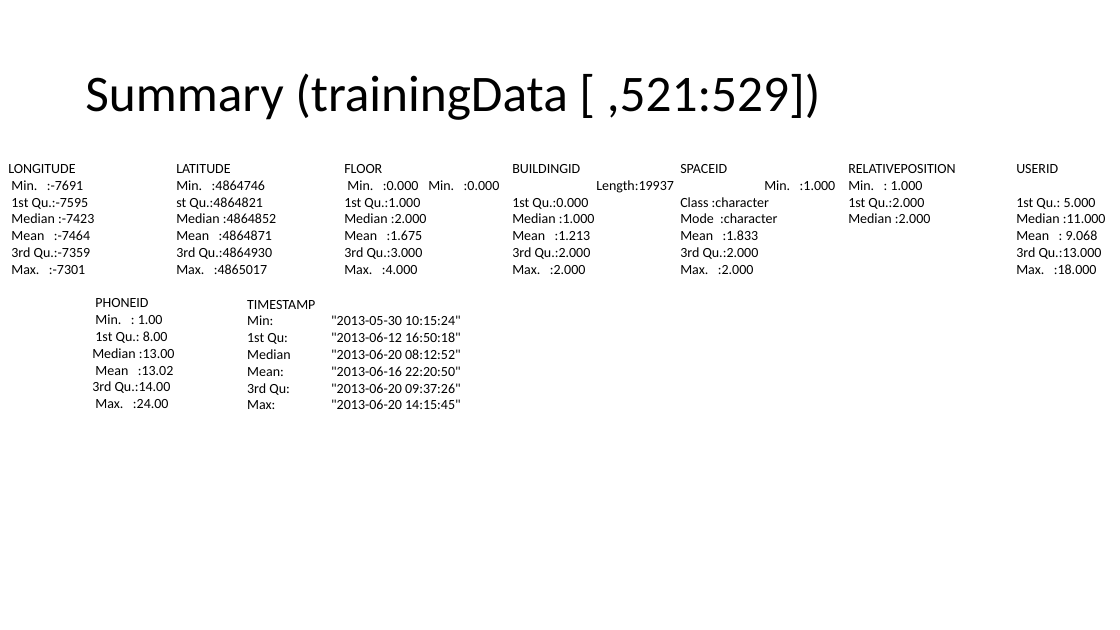
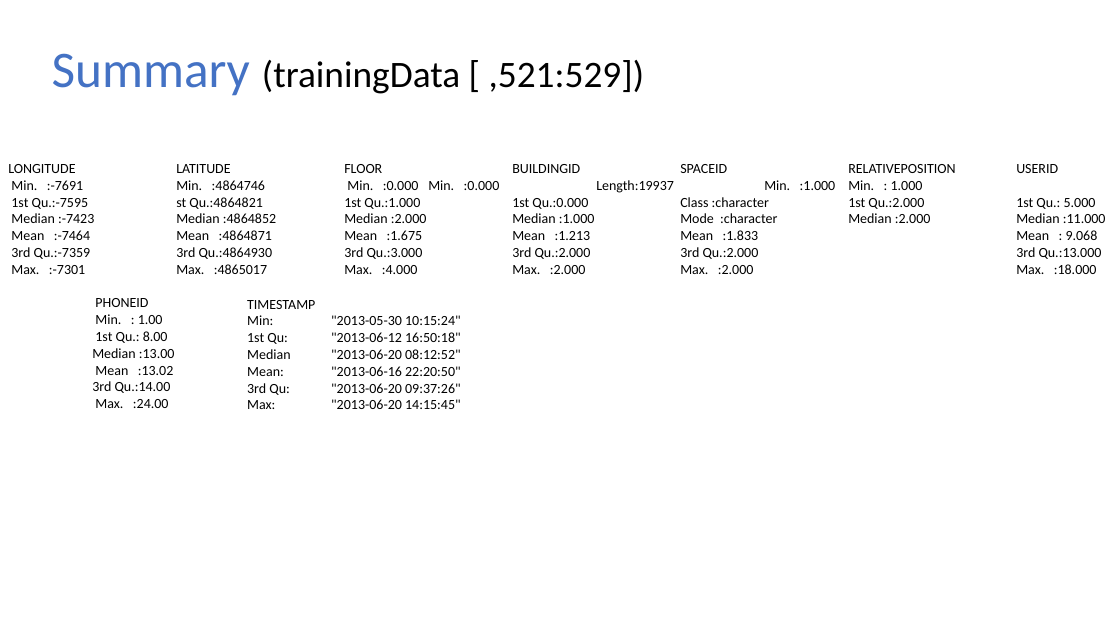
Before and after one commit to NatasjaFortuin/Wifi-locationing, a slide deck: slide 6 of Data etc/Pres Wifi.pptx (slide 7 before the commit). Drawn at 1120x630 pixels with LibreOffice and Linux fonts; fonts in the diff are those of the drawing. Boxes give left, top, right and bottom in pixels: in the first picture for what was removed or moved away, otherwise in the second. Text is boxed around its words. In the diff, an @@ line names an element or a change of style, - is before the commit and + after.

```diff
--- a/Data etc/Pres Wifi.pptx
+++ b/Data etc/Pres Wifi.pptx
@@ title "Summary (trainingData [ ,521:529])": place and size @@
-title "Summary (trainingData [ ,521:529])" at (85,73,821,120)
+title "Summary (trainingData [ ,521:529])" at (52,53,645,96)
@@ title "Summary (trainingData [ ,521:529])" at (52,53,645,96): size 44 to 32 pt in "(trainingData [ ,521:529])"; text colour #000000 to #4472C4 in "Summary" @@
```
Also in this commit, not shown: 22 other slides changed, 5 slides added, 3 slides removed, 2 other files.
